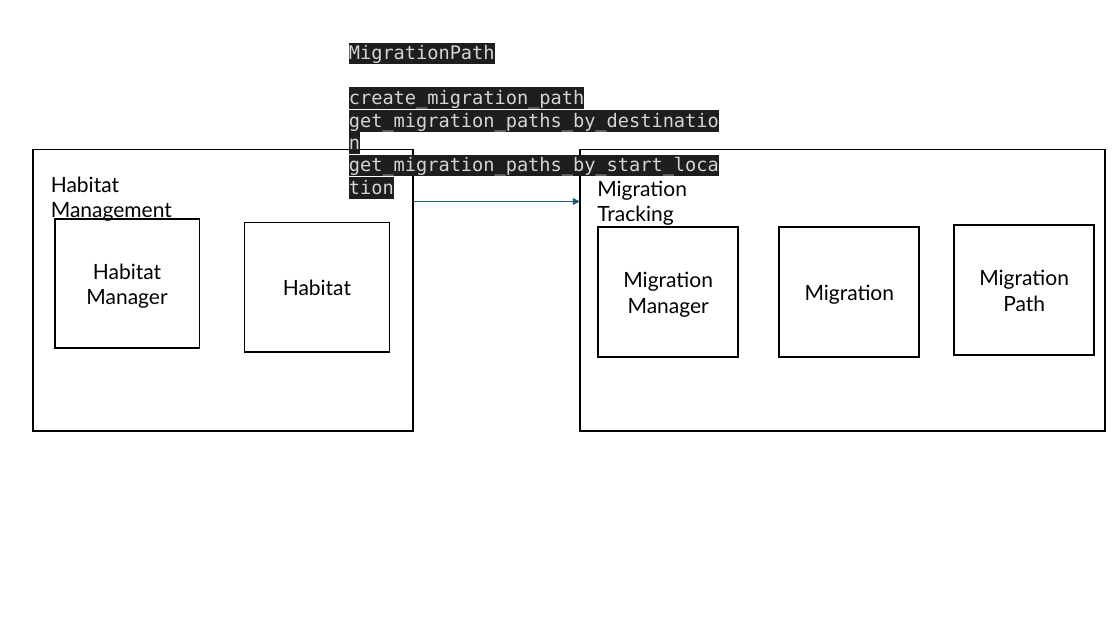
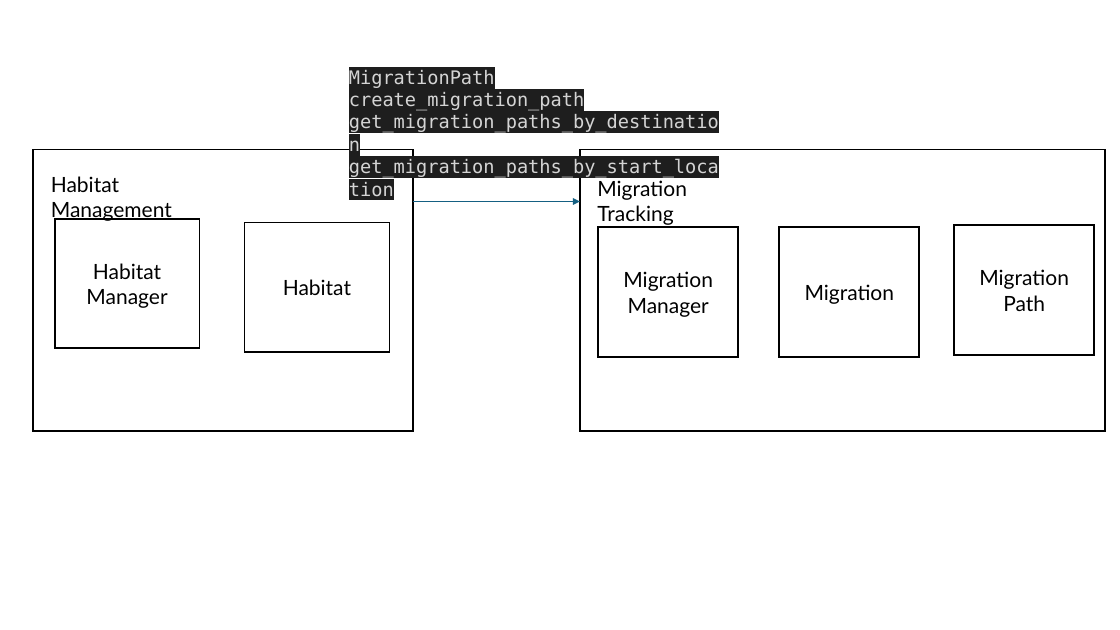
Before and after one commit to ealvare04/cs411-fall-2024, a slide deck: slide 3 of HW3 Design/wildlife_tracker/wildlife dependencies.pptx. Drawn at 1120x630 pixels with LibreOffice and Linux fonts; fonts in the diff are those of the drawing. Boxes give left, top, right and bottom in pixels: in the first picture for what was removed or moved away, otherwise in the second. Text is boxed around its words. In the diff, an @@ line names an element or a change of style, - is before the commit and + after.

Commit message:
edited a text box

```diff
--- a/HW3 Design/wildlife_tracker/wildlife dependencies.pptx
+++ b/HW3 Design/wildlife_tracker/wildlife dependencies.pptx
@@ text "MigrationPath" rewrapped from (349, 45, 719, 177) to (349, 70, 719, 178) @@
```
